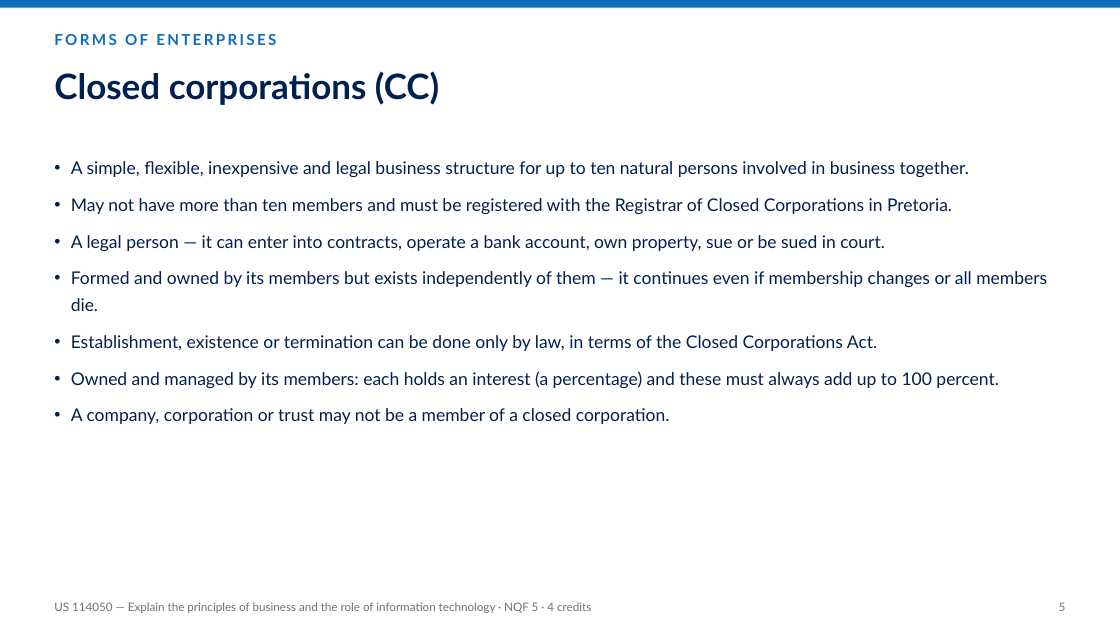
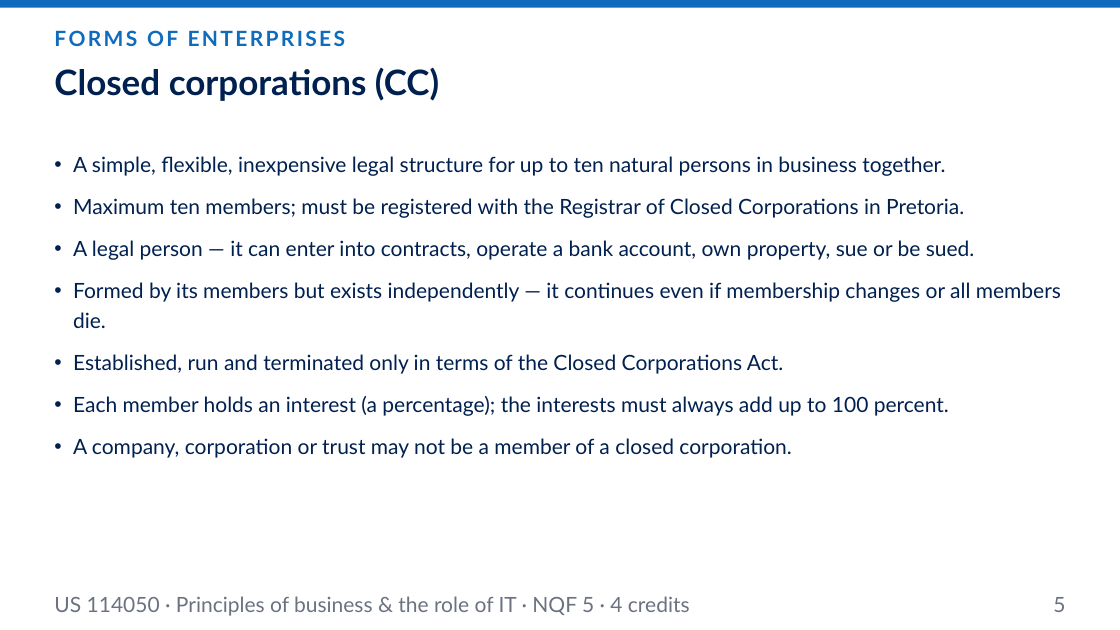
Before and after one commit to andrekyle/ITsystemsupport, a slide deck: slide 5 of public/downloads/US-114050-Principles-of-Business.pptx. Drawn at 1120x630 pixels with LibreOffice and Linux fonts; fonts in the diff are those of the drawing. Boxes give left, top, right and bottom in pixels: in the first picture for what was removed or moved away, otherwise in the second. Text is boxed around its words. In the diff, an @@ line names an element or a change of style, - is before the commit and + after.

```diff
--- a/public/downloads/US-114050-Principles-of-Business.pptx
+++ b/public/downloads/US-114050-Principles-of-Business.pptx
@@ text "FORMS OF ENTERPRISES" at (x1=54, y1=30, x2=346, y2=46): size 13 to 18 pt @@
@@ text "Closed corporations (CC)" moved from (x1=54, y1=71, x2=439, y2=105) to (x1=54, y1=67, x2=439, y2=101) @@
@@ text at (x1=73, y1=156, x2=1061, y2=416): text changed; size 15 to 18 pt @@
-• A simple, flexible, inexpensive and legal business structure for up to ten natural persons involved in business together.
-• May not have more than ten members and must be registered with the Registrar of Closed Corporations in Pretoria.
-• A legal person — it can enter into contracts, operate a bank account, own property, sue or be sued in court.
-• Formed and owned by its members but exists independently of them — it continues even if membership changes or all members die.
-• Establishment, existence or termination can be done only by law, in terms of the Closed Corporations Act.
-• Owned and managed by its members: each holds an interest (a percentage) and these must always add up to 100 percent.
+• A simple, flexible, inexpensive legal structure for up to ten natural persons in business together.
+• Maximum ten members; must be registered with the Registrar of Closed Corporations in Pretoria.
+• A legal person — it can enter into contracts, operate a bank account, own property, sue or be sued.
+• Formed by its members but exists independently — it continues even if membership changes or all members die.
+• Established, run and terminated only in terms of the Closed Corporations Act.
+• Each member holds an interest (a percentage); the interests must always add up to 100 percent.
@@ text at (x1=73, y1=438, x2=791, y2=458): size 15 to 18 pt in "A company, corporation or trust may not ..."; indent changed; line spacing 1.3 to 1.2; more space between paragraphs @@
@@ text at (x1=54, y1=596, x2=690, y2=616): text changed; size 10 to 18 pt @@
-US 114050 — Explain the principles of business and the role of information technology · NQF 5 · 4 credits
+US 114050 · Principles of business & the role of IT · NQF 5 · 4 credits
@@ text "5" at (x1=1053, y1=597, x2=1065, y2=612): size 10 to 18 pt @@
```
Also in this commit, not shown: 17 other slides changed, 1 slide added, 1 other file.
